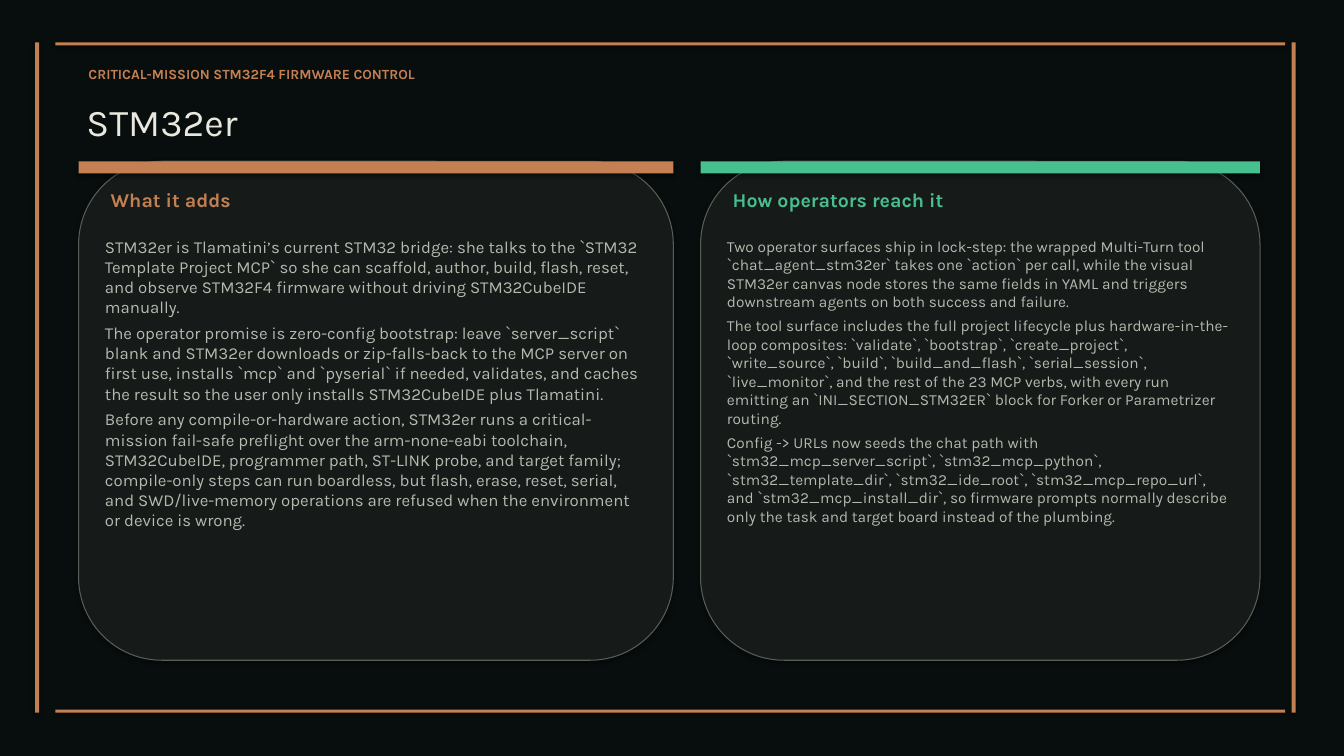
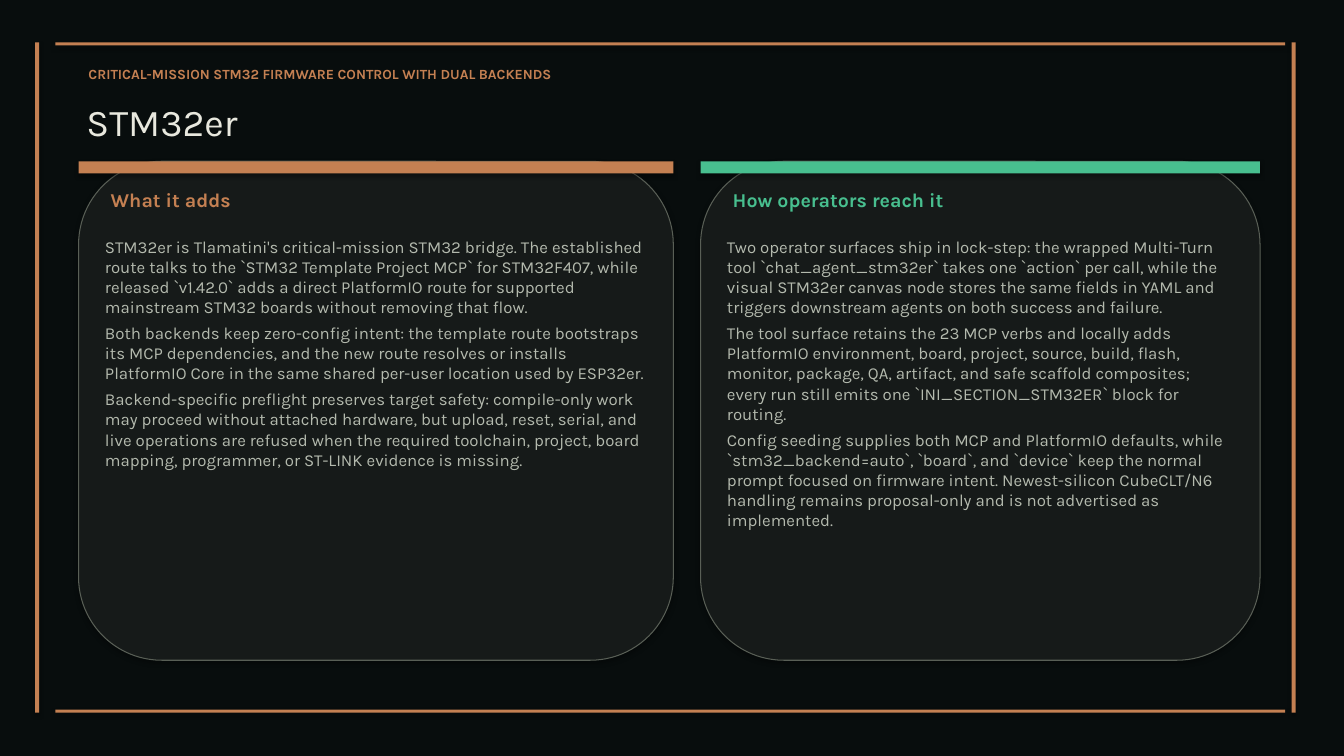
Before and after one commit to XAIHT/web-app, a slide deck: slide 73 of Tlamatini_eXtended_Artificial_Intelligence_Humanly_Tempered.pptx (slide 58 before the commit). Drawn at 1344x756 pixels with LibreOffice and Linux fonts; fonts in the diff are those of the drawing. Boxes give left, top, right and bottom in pixels: in the first picture for what was removed or moved away, otherwise in the second. Text is boxed around its words. In the diff, an @@ line names an element or a change of style, - is before the commit and + after.

Commit message:
Updatiing and bumping to Tlamatini v1.44.0, by Tlamatini's-AutoBot.

```diff
--- a/Tlamatini_eXtended_Artificial_Intelligence_Humanly_Tempered.pptx
+++ b/Tlamatini_eXtended_Artificial_Intelligence_Humanly_Tempered.pptx
@@ text at box(88, 69, 551, 79): text changed @@
-CRITICAL-MISSION STM32F4 FIRMWARE CONTROL
+CRITICAL-MISSION STM32 FIRMWARE CONTROL WITH DUAL BACKENDS
@@ text at box(105, 241, 644, 470): text changed @@
-STM32er is Tlamatini’s current STM32 bridge: she talks to the `STM32 Template Project MCP` so she can scaffold, author, build, flash, reset, and observe STM32F4 firmware without driving STM32CubeIDE manually.
-The operator promise is zero-config bootstrap: leave `server_script` blank and STM32er downloads or zip-falls-back to the MCP server on first use, installs `mcp` and `pyserial` if needed, validates, and caches the result so the user only installs STM32CubeIDE plus Tlamatini.
-Before any compile-or-hardware action, STM32er runs a critical-mission fail-safe preflight over the arm-none-eabi toolchain, STM32CubeIDE, programmer path, ST-LINK probe, and target family; compile-only steps can run boardless, but flash, erase, reset, serial, and SWD/live-memory operations are refused when the environment or device is wrong.
+STM32er is Tlamatini's critical-mission STM32 bridge. The established route talks to the `STM32 Template Project MCP` for STM32F407, while released `v1.42.0` adds a direct PlatformIO route for supported mainstream STM32 boards without removing that flow.
+Both backends keep zero-config intent: the template route bootstraps its MCP dependencies, and the new route resolves or installs PlatformIO Core in the same shared per-user location used by ESP32er.
+Backend-specific preflight preserves target safety: compile-only work may proceed without attached hardware, but upload, reset, serial, and live operations are refused when the required toolchain, project, board mapping, programmer, or ST-LINK evidence is missing.
@@ text at box(727, 241, 1217, 317): size 11 to 12 pt in "Two operator surfaces ship in lock-step: the ..." @@
@@ text at box(727, 327, 1223, 530): text changed; size 11 to 12 pt @@
-The tool surface includes the full project lifecycle plus hardware-in-the-loop composites: `validate`, `bootstrap`, `create_project`, `write_source`, `build`, `build_and_flash`, `serial_session`, `live_monitor`, and the rest of the 23 MCP verbs, with every run emitting an `INI_SECTION_STM32ER` block for Forker or Parametrizer routing.
-Config -> URLs now seeds the chat path with `stm32_mcp_server_script`, `stm32_mcp_python`, `stm32_template_dir`, `stm32_ide_root`, `stm32_mcp_repo_url`, and `stm32_mcp_install_dir`, so firmware prompts normally describe only the task and target board instead of the plumbing.
+The tool surface retains the 23 MCP verbs and locally adds PlatformIO environment, board, project, source, build, flash, monitor, package, QA, artifact, and safe scaffold composites; every run still emits one `INI_SECTION_STM32ER` block for routing.
+Config seeding supplies both MCP and PlatformIO defaults, while `stm32_backend=auto`, `board`, and `device` keep the normal prompt focused on firmware intent. Newest-silicon CubeCLT/N6 handling remains proposal-only and is not advertised as implemented.
```
Also in this commit, not shown: 62 other slides changed, 20 slides added, 4 slides removed, 11 other files.
